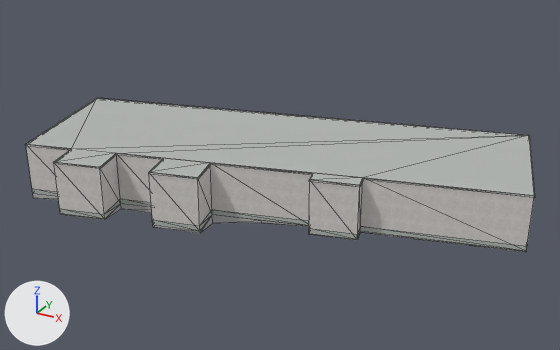
Before and after pictures for a commit that changed the Blender file assets/blender/buildings/osm-way-570947100.blend.
The view is the same before and after, from a camera (50 mm lens) standing at (23.2, -41.7, 22.4) and looking at (0.0, 0.5, 1.3). Arrows for +X, +Y and +Z are at lower left; the lights stay in place. The older version comes first. Mesh edges are drawn as thin lines.

The scene before the commit, as lines of its bpy script (objects in view):
```python
ob_building_foundation_570947100 = bpy.data.objects.new('building foundation 570947100', me_building_foundation_570947100)
ob_building_foundation_570947100.parent = ob_osm_way_570947100
ob_building_foundation_570947100.location = (0.0, 0.0, 0.0)
ob_reality_570947100_near_reality_flat_weathered_roof = bpy.data.objects.new('reality 570947100 near reality flat weathered roof', me_reality_570947100_near_reality_flat_weathered_roof)
ob_reality_570947100_near_reality_flat_weathered_roof.parent = ob_osm_way_570947100
ob_reality_570947100_near_reality_flat_weathered_roof.location = (0.0, 0.0, 0.0)
ob_reality_570947100_near_reality_pale_aluminum_sill = bpy.data.objects.new('reality 570947100 near reality pale aluminum sill', me_reality_570947100_near_reality_pale_aluminum_sill)
ob_reality_570947100_near_reality_pale_aluminum_sill.parent = ob_osm_way_570947100
ob_reality_570947100_near_reality_pale_aluminum_sill.location = (0.0, 0.0, 0.0)
# also in view: 'reality 570947100 near reality concrete plinth' at (-0.3, 0.4, 0.2); 'reality 570947100 near reality aged pale plaster' at (-0.3, 0.4, 1.8)
```
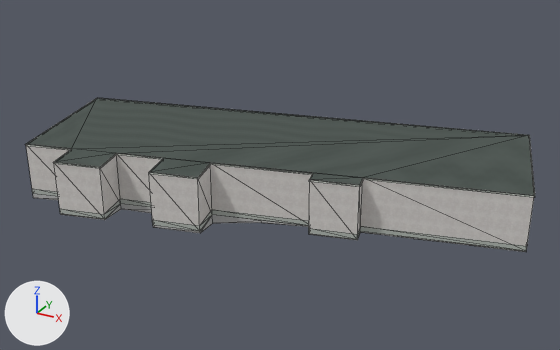
Pixel boxes [x1, y1, x2, y2] of what changed, in the pictures (560 x 350 px):
'reality 570947100 near reality flat weathered roof', surface changed (darker): [27, 98, 534, 196] in both
part 1 of me_reality_570947100_near_reality_pale_aluminum_sill, added: after [25, 98, 535, 198]

Edits to the bpy script that builds the scene:
```text
Add img_roof_normal_png:
    img_roof_normal_png = load_image('roof-normal.png', '../../../public/models/architecture/textures/roof-normal.png', 256, 256, 'Non-Color')
Add img_roof_color_png:
    img_roof_color_png = load_image('roof-color.png', '../../../public/models/architecture/textures/roof-color.png', 256, 256, 'sRGB')
Change mat_reality_flat_weathered_roof:
    remove # nodes: BsdfPrincipled, OutputMaterial
    remove # colours: grey #b3b7b4
    nodes: BsdfPrincipled, MixRGB, NormalMap, OutputMaterial, TexImage x2
    colours: white #ffffff
    uses the picture img_roof_color_png
    uses the picture img_roof_normal_png
Change me_reality_570947100_near_reality_pale_aluminum_sill:
    used by ob_reality_570947100_near_reality_pale_aluminum_sill; parent = ob_osm_way_570947100; location = (0.0, 0.0, 0.0)
    remove me_reality_570947100_near_reality_pale_aluminum_sill.from_pydata(...)  # 64 vertices, 32 faces; spans x -17.2..16.6, y -9.2..10.0, z 3.5..3.6
    add me_reality_570947100_near_reality_pale_aluminum_sill.from_pydata(...)  # 128 vertices, 64 faces; spans x -17.2..16.6, y -9.2..10.0, z 3.5..3.6
    me_reality_570947100_near_reality_pale_aluminum_sill part 1: 60 vertices added at x -17.2..16.6, y -9.2..10.0, z 3.6
    other edits to the shape of me_reality_570947100_near_reality_pale_aluminum_sill do not show in these pictures
```
